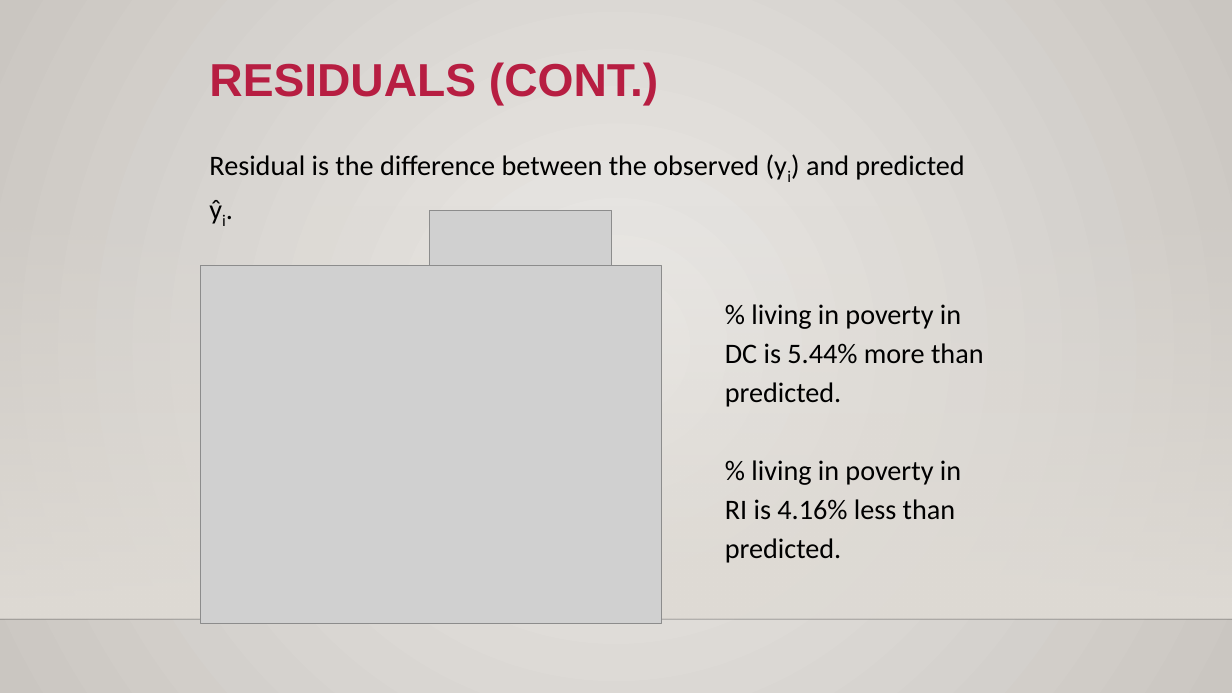
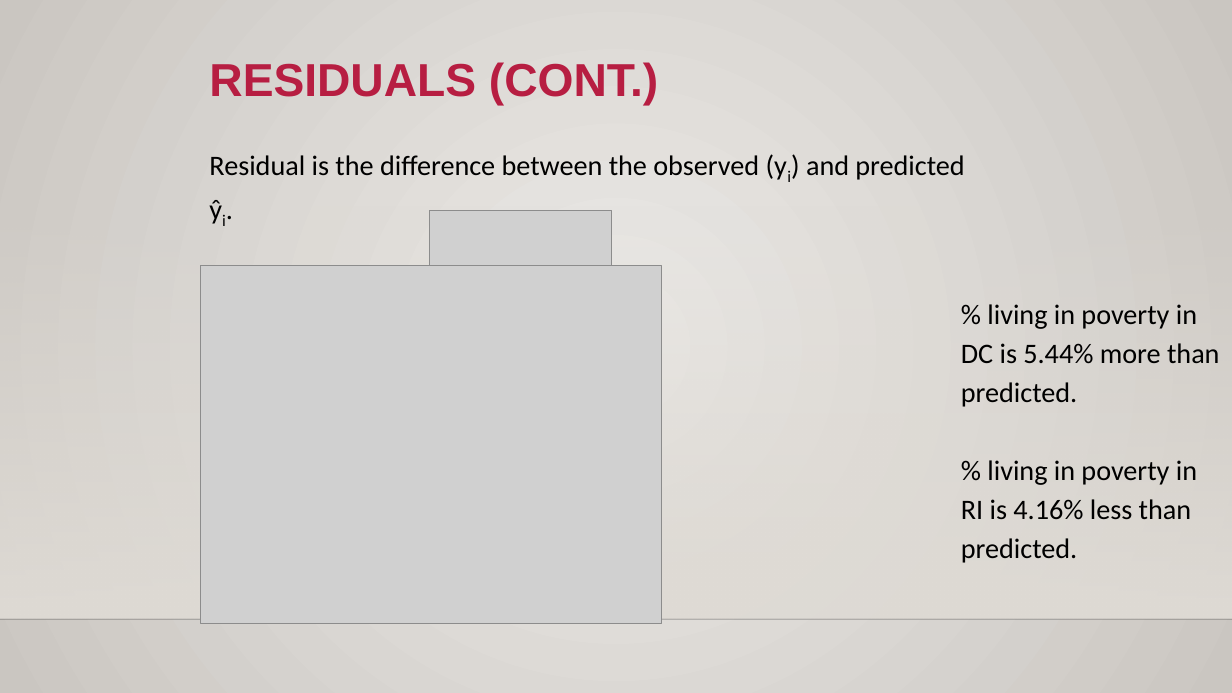
Before and after one commit to AkeemSemperDataScience/Basic_Stats_in_Python_Student_Repository, a slide deck: slide 11 of reference_material/slides/020_Linear_Least_Squares.pptx. Drawn at 1232x693 pixels with LibreOffice and Linux fonts; fonts in the diff are those of the drawing; grey boxes stand for pictures; background and template pictures are left out. Boxes give left, top, right and bottom in pixels: in the first picture for what was removed or moved away, otherwise in the second. Text is boxed around its words. In the diff, an @@ line names an element or a change of style, - is before the commit and + after.

```diff
--- a/reference_material/slides/020_Linear_Least_Squares.pptx
+++ b/reference_material/slides/020_Linear_Least_Squares.pptx
@@ text "% living in poverty in ...": place and size @@
-text "% living in poverty in ..." at box(725, 304, 984, 563)
+text "% living in poverty in ..." at box(961, 304, 1220, 563)
```
Also in this commit, not shown: 5 other slides changed, 1 slide added, 2 other files.
